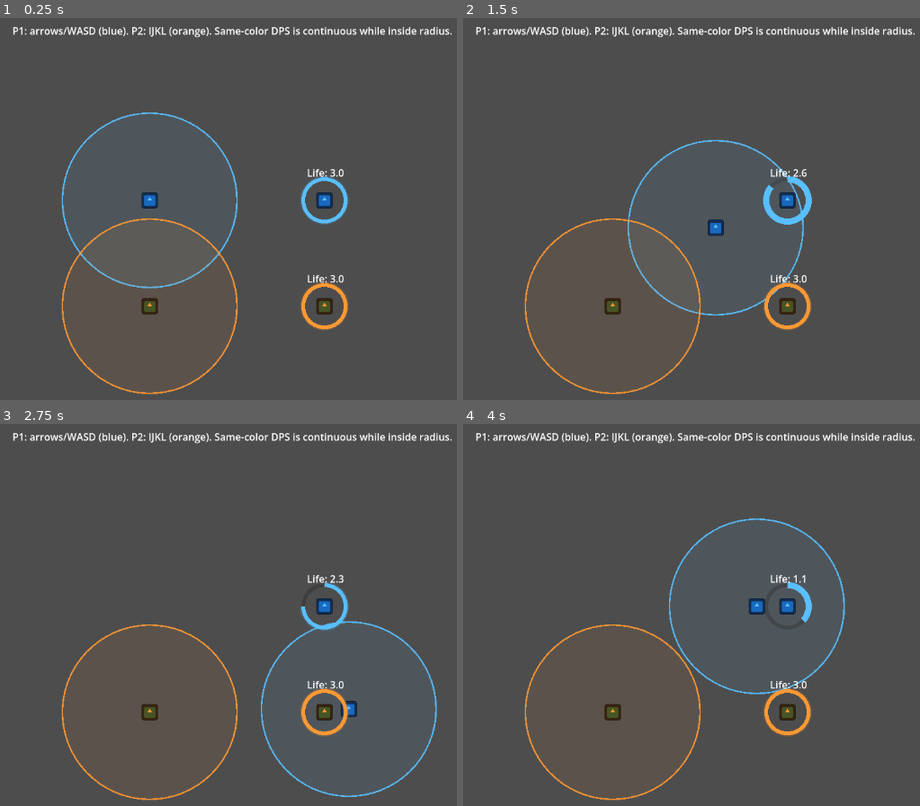
Above: before the commit, frames 1-4 (two rows, left to right).
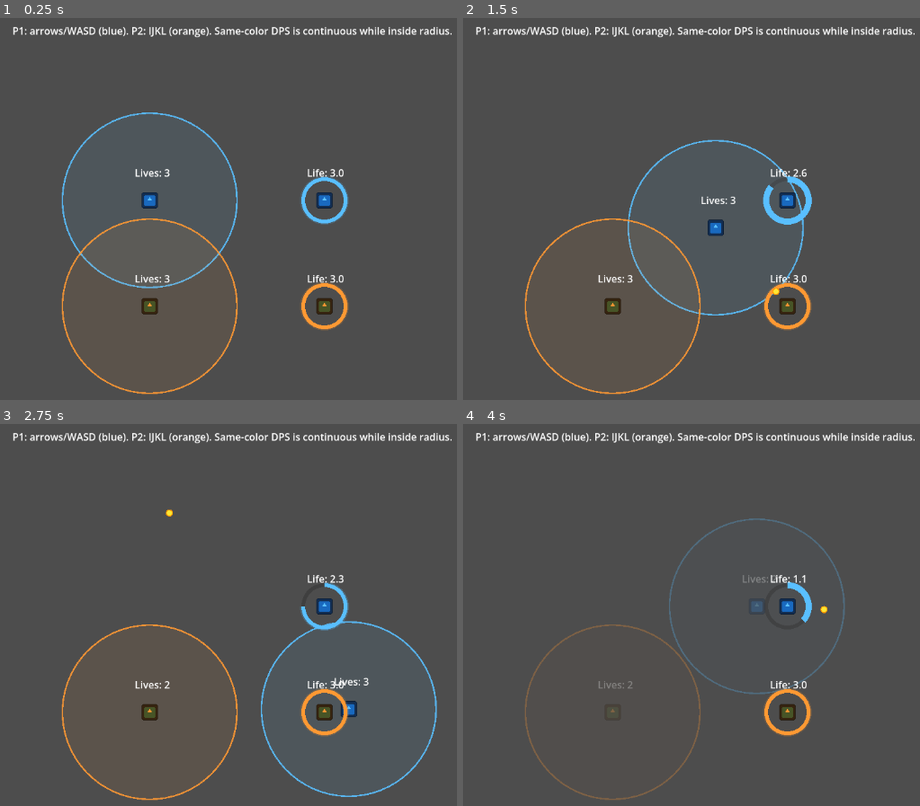
Above: after the commit, the same moments.

Repository: AgustinRamiroDiaz/just-metal-shapes
Game: Godot game, scene res://main_level.tscn
Two runs of this game, one before a commit and one after it. Both use one fixed random seed, a clock stepped at 60 frames per second and the inputs below. The engine's default icon, where the game draws it, is replaced by a stand-in: a white triangle on a blue panel in a dark square.
Inputs:
- Up to frame 1 (0.25 s): no input
- Up to frame 2 (1.5 s): tap Enter at 0.5 s; hold Right (ui_right) 0.53-1.28 s; hold Down (ui_down) from 1.28 s (still down)
- Up to frame 3 (2.75 s): release Down (ui_down) at 2.03 s; hold Right (ui_right) from 2.03 s (still down)
- Up to frame 4 (4 s): release Right (ui_right) at 2.78 s; hold Up (ui_up) 2.78-3.53 s; hold Left (ui_left) from 3.53 s (still down)

The runs differ from the first frame. In frame 1, 0.2% of the frame differs, in the area x 29-38%, y 39-70%; in frame 2, 0.2%; in frame 3, 0.2%; in frame 4, 1.7%, in the area x 13-84%, y 24-99%.

Commit message:
enemy projectiles

Diff:
--- a/main_level.tscn
+++ b/main_level.tscn
@@ -1,8 +1,10 @@
-[gd_scene load_steps=8 format=3 uid="uid://bh1e5rgutq38q"]
+[gd_scene load_steps=10 format=3 uid="uid://bh1e5rgutq38q"]
 
 [ext_resource type="Script" path="res://scripts/player.gd" id="1_hmhd3"]
 [ext_resource type="Script" path="res://scripts/enemy.gd" id="2_uylta"]
 [ext_resource type="Texture2D" path="res://icon.svg" id="3_6o5e2"]
+[ext_resource type="Script" path="res://scripts/components/health_component.gd" id="4_health"]
+[ext_resource type="Script" path="res://scripts/components/shooter_component.gd" id="5_shooter"]
 
 [sub_resource type="CircleShape2D" id="CircleShape2D_player"]
 radius = 24.0
@@ -17,7 +19,7 @@
 
 [node name="Player" type="CharacterBody2D" parent="."]
 position = Vector2(240, 300)
-collision_layer = 0
+collision_layer = 1
 script = ExtResource("1_hmhd3")
 team_color = Color(0.35, 0.75, 1, 1)
 
@@ -38,7 +40,6 @@
 [node name="Enemy" type="StaticBody2D" parent="."]
 position = Vector2(520, 300)
 script = ExtResource("2_uylta")
-shield_color = Color(0.35, 0.75, 1, 1)
 collision_layer = 2
 
 [node name="Sprite2D" type="Sprite2D" parent="Enemy"]
@@ -49,17 +50,16 @@
 [node name="CollisionShape2D" type="CollisionShape2D" parent="Enemy"]
 shape = SubResource("CircleShape2D_enemy")
 
-[node name="LifeLabel" type="Label" parent="Enemy"]
-offset_left = -34.0
-offset_top = -56.0
-offset_right = 38.0
-offset_bottom = -30.0
-horizontal_alignment = 1
-text = "Life: 3.0"
+[node name="HealthComponent" type="Node2D" parent="Enemy"]
+script = ExtResource("4_health")
+shield_color = Color(0.35, 0.75, 1, 1)
+
+[node name="ShooterComponent" type="Node" parent="Enemy"]
+script = ExtResource("5_shooter")
 
 [node name="Player2" type="CharacterBody2D" parent="."]
 position = Vector2(240, 470)
-collision_layer = 0
+collision_layer = 1
 script = ExtResource("1_hmhd3")
 team_color = Color(1, 0.6, 0.2, 1)
 move_left_action = &"p2_left"
@@ -85,7 +85,6 @@
 [node name="Enemy2" type="StaticBody2D" parent="."]
 position = Vector2(520, 470)
 script = ExtResource("2_uylta")
-shield_color = Color(1, 0.6, 0.2, 1)
 collision_layer = 4
 
 [node name="Sprite2D" type="Sprite2D" parent="Enemy2"]
@@ -96,13 +95,12 @@
 [node name="CollisionShape2D" type="CollisionShape2D" parent="Enemy2"]
 shape = SubResource("CircleShape2D_enemy")
 
-[node name="LifeLabel" type="Label" parent="Enemy2"]
-offset_left = -34.0
-offset_top = -56.0
-offset_right = 38.0
-offset_bottom = -30.0
-horizontal_alignment = 1
-text = "Life: 3.0"
+[node name="HealthComponent" type="Node2D" parent="Enemy2"]
+script = ExtResource("4_health")
+shield_color = Color(1, 0.6, 0.2, 1)
+
+[node name="ShooterComponent" type="Node" parent="Enemy2"]
+script = ExtResource("5_shooter")
 
 [node name="HelpLabel" type="Label" parent="."]
 offset_left = 20.0
--- /dev/null
+++ b/scenes/projectile.tscn
@@ -0,0 +1,14 @@
+[gd_scene format=3 uid="uid://cprojectile01"]
+
+[ext_resource type="Script" path="res://scripts/projectile.gd" id="1_proj"]
+
+[sub_resource type="CircleShape2D" id="CircleShape2D_1"]
+radius = 6.0
+
+[node name="Projectile" type="Area2D"]
+collision_layer = 0
+collision_mask = 1
+script = ExtResource("1_proj")
+
+[node name="CollisionShape2D" type="CollisionShape2D" parent="."]
+shape = SubResource("CircleShape2D_1")
--- /dev/null
+++ b/scripts/components/health_component.gd
@@ -0,0 +1,75 @@
+class_name HealthComponent
+extends Node2D
+
+signal damaged(amount: float)
+signal died
+
+@export var max_life: float = 3.0
+@export var shield_color: Color = Color(1.0, 0.35, 0.35, 1.0)
+
+var life: float = 0.0
+var damage_flash_timer: float = 0.0
+
+const DAMAGE_FLASH_DURATION: float = 0.4
+const PULSE_SPEED: float = 4.0
+const GLOW_INTENSITY: float = 0.4
+
+var _life_label: Label
+
+
+func _ready() -> void:
+	life = max_life
+	_life_label = Label.new()
+	_life_label.position = Vector2(-34.0, -56.0)
+	_life_label.size = Vector2(72.0, 26.0)
+	_life_label.horizontal_alignment = HORIZONTAL_ALIGNMENT_CENTER
+	add_child(_life_label)
+	_update_life_label()
+	queue_redraw()
+
+
+func _process(delta: float) -> void:
+	if damage_flash_timer > 0.0:
+		damage_flash_timer -= delta
+		queue_redraw()
+
+
+func take_damage(amount: float) -> void:
+	if life <= 0:
+		return
+	life = max(life - amount, 0)
+	damage_flash_timer = DAMAGE_FLASH_DURATION
+	_update_life_label()
+	damaged.emit(amount)
+	queue_redraw()
+	if life == 0:
+		died.emit()
+
+
+func _draw() -> void:
+	var ratio := float(life) / float(max(max_life, 1))
+	var pulse := sin(Time.get_ticks_msec() / 1000.0 * PULSE_SPEED) * 0.5 + 0.5
+	var base_alpha := 0.5 + pulse * GLOW_INTENSITY
+
+	var bg_color := Color(0.2, 0.2, 0.2, base_alpha * 0.6)
+	draw_arc(Vector2.ZERO, 34.0, 0.0, TAU, 64, bg_color, 6.0)
+
+	var shield_alpha := 1.0
+	var shield_width := 6.0
+	if damage_flash_timer > 0.0:
+		var flash_intensity := damage_flash_timer / DAMAGE_FLASH_DURATION
+		shield_alpha = 1.0 + flash_intensity * 0.8
+		shield_width = 6.0 + flash_intensity * 4.0
+
+	var inner_color := Color(shield_color.r, shield_color.g, shield_color.b, base_alpha)
+	var outer_color := Color(shield_color.r, shield_color.g, shield_color.b, shield_alpha)
+	draw_arc(Vector2.ZERO, 34.0, -PI / 2.0, -PI / 2.0 + (TAU * ratio), 64, inner_color, 6.0)
+	draw_arc(Vector2.ZERO, 34.0, -PI / 2.0, -PI / 2.0 + (TAU * ratio), 64, outer_color, shield_width)
+
+	if ratio > 0.0:
+		var glow_color := Color(shield_color.r, shield_color.g, shield_color.b, base_alpha * 0.3)
+		draw_arc(Vector2.ZERO, 38.0, -PI / 2.0, -PI / 2.0 + (TAU * ratio), 64, glow_color, 2.0)
+
+
+func _update_life_label() -> void:
+	_life_label.text = "Life: %.1f" % life
--- /dev/null
+++ b/scripts/components/shooter_component.gd
@@ -0,0 +1,45 @@
+class_name ShooterComponent
+extends Node
+
+signal fired(projectile: Node)
+
+@export var shoot_interval: float = 2.0
+@export var target_group: StringName = &"players"
+
+var shoot_timer: float = 0.0
+var _projectile_scene: PackedScene
+
+
+func _ready() -> void:
+	_projectile_scene = load("res://scenes/projectile.tscn")
+	shoot_timer = randf_range(0.0, shoot_interval)
+
+
+func _process(delta: float) -> void:
+	if _projectile_scene == null:
+		return
+	shoot_timer += delta
+	if shoot_timer >= shoot_interval:
+		shoot_timer = 0.0
+		_shoot()
+
+
+func _shoot() -> void:
+	var targets := get_tree().get_nodes_in_group(target_group)
+	var origin := (get_parent() as Node2D).global_position
+	var nearest: Node2D = null
+	var min_dist: float = INF
+	for t in targets:
+		if not is_instance_valid(t) or not t is Node2D:
+			continue
+		var d := origin.distance_to(t.global_position)
+		if d < min_dist:
+			min_dist = d
+			nearest = t as Node2D
+	if nearest == null:
+		return
+	var proj: Area2D = _projectile_scene.instantiate()
+	proj.global_position = origin
+	proj.direction = (nearest.global_position - origin).normalized()
+	get_tree().current_scene.add_child(proj)
+	fired.emit(proj)
--- a/scripts/enemy.gd
+++ b/scripts/enemy.gd
@@ -1,69 +1,19 @@
 extends StaticBody2D
 
-@export var max_life: float = 3.0
-@export var shield_color: Color = Color(1.0, 0.35, 0.35, 1.0)
-
 @onready var sprite: Sprite2D = $Sprite2D
-@onready var life_label: Label = $LifeLabel
-
-var life: float = 0.0
-var damage_flash_timer: float = 0.0
-
-const DAMAGE_FLASH_DURATION: float = 0.4
-const PULSE_SPEED: float = 4.0
-const GLOW_INTENSITY: float = 0.4
+@onready var health: HealthComponent = $HealthComponent
+@onready var shooter: ShooterComponent = $ShooterComponent
 
 
 func _ready() -> void:
-	life = max_life
-	_update_life_label()
-	queue_redraw()
-
-
-func _process(delta: float) -> void:
-	if damage_flash_timer > 0.0:
-		damage_flash_timer -= delta
-		queue_redraw()
+	health.died.connect(_on_died)
 
 
 func take_damage(amount: float) -> void:
-	if life <= 0:
-		return
-
-	life = max(life - amount, 0)
-	damage_flash_timer = DAMAGE_FLASH_DURATION
-	_update_life_label()
-	queue_redraw()
-
-	if life == 0:
-		sprite.modulate = Color(0.35, 0.35, 0.35, 1.0)
-		life_label.text = "Defeated"
+	health.take_damage(amount)
 
 
-func _draw() -> void:
-	var ratio := float(life) / float(max(max_life, 1))
-	var pulse := sin(Time.get_ticks_msec() / 1000.0 * PULSE_SPEED) * 0.5 + 0.5
-	var base_alpha := 0.5 + pulse * GLOW_INTENSITY
-
-	var bg_color := Color(0.2, 0.2, 0.2, base_alpha * 0.6)
-	draw_arc(Vector2.ZERO, 34.0, 0.0, TAU, 64, bg_color, 6.0)
-
-	var shield_alpha := 1.0
-	var shield_width := 6.0
-	if damage_flash_timer > 0.0:
-		var flash_intensity := damage_flash_timer / DAMAGE_FLASH_DURATION
-		shield_alpha = 1.0 + flash_intensity * 0.8
-		shield_width = 6.0 + flash_intensity * 4.0
-
-	var inner_color := Color(shield_color.r, shield_color.g, shield_color.b, base_alpha)
-	var outer_color := Color(shield_color.r, shield_color.g, shield_color.b, shield_alpha)
-	draw_arc(Vector2.ZERO, 34.0, -PI / 2.0, -PI / 2.0 + (TAU * ratio), 64, inner_color, 6.0)
-	draw_arc(Vector2.ZERO, 34.0, -PI / 2.0, -PI / 2.0 + (TAU * ratio), 64, outer_color, shield_width)
-
-	if ratio > 0.0:
-		var glow_color := Color(shield_color.r, shield_color.g, shield_color.b, base_alpha * 0.3)
-		draw_arc(Vector2.ZERO, 38.0, -PI / 2.0, -PI / 2.0 + (TAU * ratio), 64, glow_color, 2.0)
-
-
-func _update_life_label() -> void:
-	life_label.text = "Life: %.1f" % life
+func _on_died() -> void:
+	sprite.modulate = Color(0.35, 0.35, 0.35, 1.0)
+	health._life_label.text = "Defeated"
+	shooter.set_process(false)
--- a/scripts/player.gd
+++ b/scripts/player.gd
@@ -17,6 +17,13 @@
 
 var targets_in_range: Array[Node2D] = []
 
+const MAX_LIVES: int = 3
+const INVINCIBILITY_DURATION: float = 3.0
+
+var lives: int = MAX_LIVES
+var invincible_timer: float = 0.0
+var _lives_label: Label
+
 
 func _apply_deadzone(value: float) -> float:
 	if absf(value) < joystick_deadzone:
@@ -25,13 +32,26 @@
 
 
 func _ready() -> void:
+	add_to_group("players")
 	_update_range_shape()
 	queue_redraw()
 	range_area.body_entered.connect(_on_range_body_entered)
 	range_area.body_exited.connect(_on_range_body_exited)
+	_lives_label = Label.new()
+	_lives_label.position = Vector2(-24.0, -56.0)
+	_lives_label.size = Vector2(48.0, 20.0)
+	_lives_label.horizontal_alignment = HORIZONTAL_ALIGNMENT_CENTER
+	add_child(_lives_label)
+	_update_lives_label()
 
 
 func _physics_process(delta: float) -> void:
+	if invincible_timer > 0.0:
+		invincible_timer -= delta
+		modulate.a = 0.3 if fmod(invincible_timer * 6.0, 1.0) > 0.5 else 1.0
+		if invincible_timer <= 0.0:
+			modulate.a = 1.0
+
 	var input_dir: Vector2
 	if use_right_stick:
 		input_dir = Vector2(
@@ -82,6 +102,23 @@
 		targets_in_range.erase(body)
 
 
+func take_damage(amount: int) -> void:
+	if invincible_timer > 0.0 or lives <= 0:
+		return
+	lives -= amount
+	invincible_timer = INVINCIBILITY_DURATION
+	_update_lives_label()
+	if lives <= 0:
+		lives = 0
+		modulate = Color(0.5, 0.5, 0.5, 1.0)
+
+
+func _update_lives_label() -> void:
+	if _lives_label == null:
+		return
+	_lives_label.text = "Lives: %d" % lives
+
+
 func _apply_continuous_damage(delta: float) -> void:
 	if damage_per_second <= 0.0:
 		return
--- /dev/null
+++ b/scripts/projectile.gd
@@ -0,0 +1,28 @@
+extends Area2D
+
+var direction: Vector2 = Vector2.RIGHT
+var speed: float = 300.0
+var lifetime: float = 5.0
+
+
+func _ready() -> void:
+	body_entered.connect(_on_body_entered)
+	queue_redraw()
+
+
+func _process(delta: float) -> void:
+	position += direction * speed * delta
+	lifetime -= delta
+	if lifetime <= 0.0:
+		queue_free()
+
+
+func _draw() -> void:
+	draw_circle(Vector2.ZERO, 5.0, Color(1.0, 0.9, 0.2, 1.0))
+	draw_arc(Vector2.ZERO, 5.0, 0.0, TAU, 16, Color(1.0, 0.6, 0.0, 1.0), 1.5)
+
+
+func _on_body_entered(body: Node) -> void:
+	if body.has_method("take_damage"):
+		body.take_damage(1)
+	queue_free()
Not shown, added: scripts/components/health_component.gd.uid
Not shown, added: scripts/components/shooter_component.gd.uid
Not shown, added: scripts/projectile.gd.uid
Not shown, changed: TODO.md
